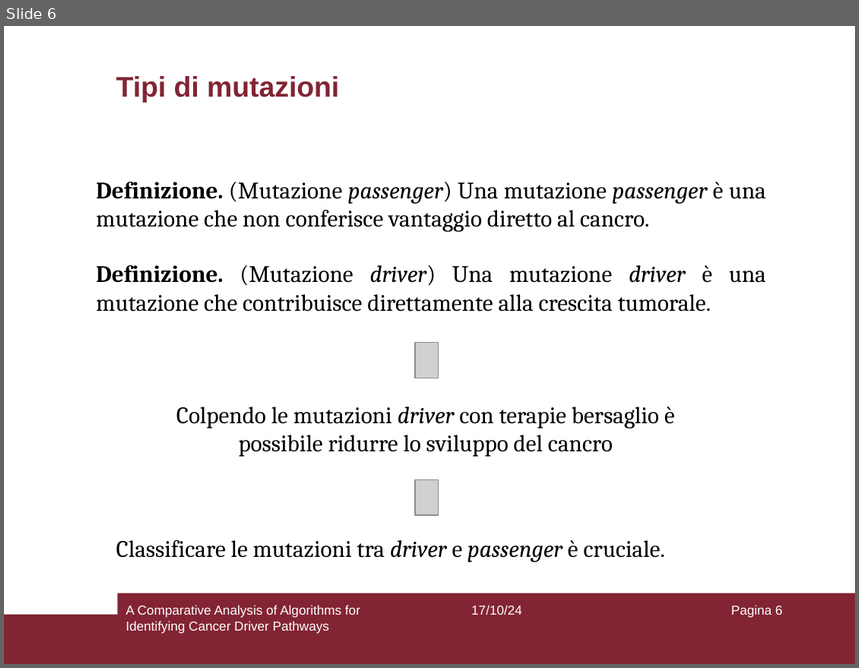
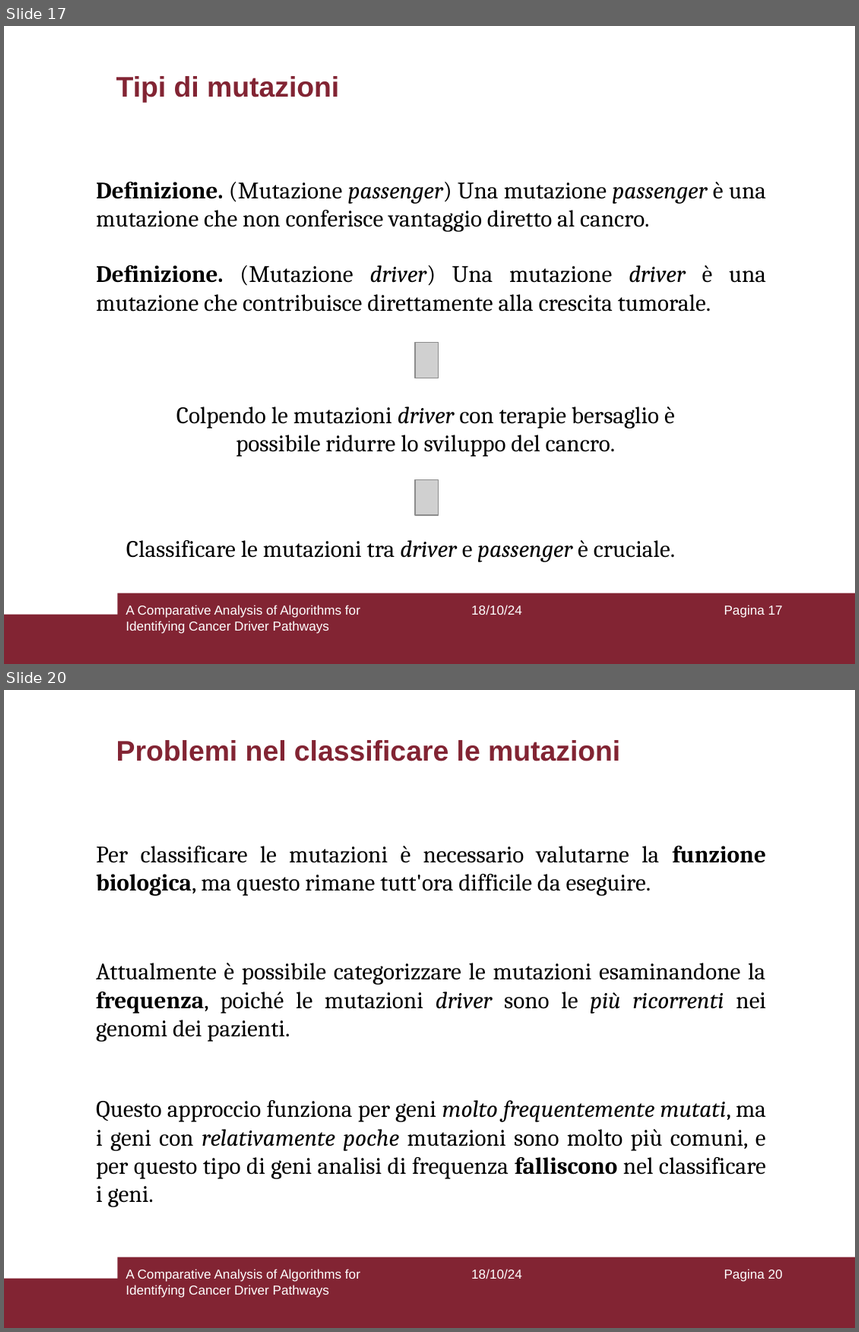
Before and after one commit to aflaag/bsc-thesis, a slide deck: presentation/slides.odp. Shown one above the other, each under a label of ours: slide 6 before the commit, slides 17 and 20 after it; the slides between them are not shown. The pictures are 859x668 and 859x1332 pixels, drawn with LibreOffice and Linux fonts; fonts in the diff are those of the drawing; grey boxes stand for pictures. Boxes give left, top, right and bottom in pixels: in the first picture for what was removed or moved away, otherwise in the second. Text is boxed around its words. In the diff, an @@ line names an element or a change of style, - is before the commit and + after.

```diff
--- a/presentation/slides.odp
+++ b/presentation/slides.odp
@@ slide 20 added at [4, 690, 855, 1328], background #FFFFFF; not listed: 2 template elements that a slide beside it also shows @@
@@ title added at [116, 740, 620, 761], 24 pt, text #822433, bold @@
+Problemi nel classificare le mutazioni
@@ text added at [96, 846, 766, 896], 20 pt, text #000000 @@
+Per classificare le mutazioni è necessario valutarne la funzione biologica, ma questo rimane tutt'ora difficile da eseguire.
@@ text added at [96, 963, 766, 1042], 20 pt, text #000000 @@
+Attualmente è possibile categorizzare le mutazioni esaminandone la frequenza, poiché le mutazioni driver sono le più ricorrenti nei genomi dei pazienti.
@@ text added at [96, 1100, 766, 1208], 20 pt, text #000000 @@
+Questo approccio funziona per geni molto frequentemente mutati, ma i geni con relativamente poche mutazioni sono molto più comuni, e per questo tipo di geni analisi di frequenza falliscono nel classificare i geni.
@@ text added at [126, 1269, 360, 1298], 11 pt, text #FFFFFF @@
+A Comparative Analysis of Algorithms for Identifying Cancer Driver Pathways
@@ text added at [471, 1269, 522, 1279], 11 pt, text #FFFFFF @@
+18/10/24
@@ page number added at [724, 1269, 783, 1282], 11 pt, text #FFFFFF @@
+Pagina 20
@@ what was slide 6 is now slide 17 @@
@@ slide 17 changed as well @@
@@ text at [177, 407, 675, 457]: text changed @@
-Colpendo le mutazioni driver con terapie bersaglio è possibile ridurre lo sviluppo del cancro
+Colpendo le mutazioni driver con terapie bersaglio è possibile ridurre lo sviluppo del cancro.
@@ text "Classificare le mutazioni tra driver ...": place and size @@
-text "Classificare le mutazioni tra driver ..." at [116, 541, 665, 563]
+text "Classificare le mutazioni tra driver ..." at [126, 541, 675, 563]
@@ text at [471, 605, 522, 615]: text changed @@
-17/10/24
+18/10/24
@@ page number at [724, 605, 783, 618]: text changed @@
-Pagina 6
+Pagina 17
```
Also in this commit, not shown: 49 other slides changed, 14 other slides added, 2 other files.
